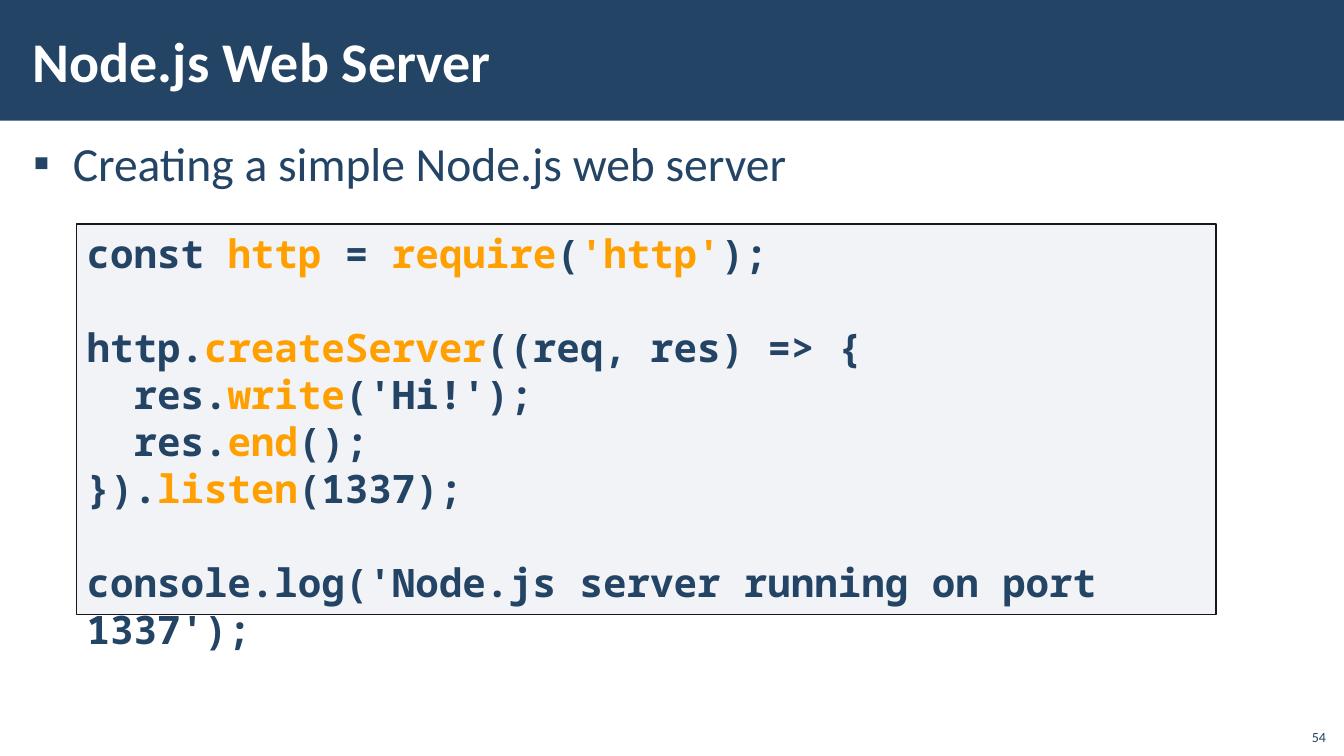
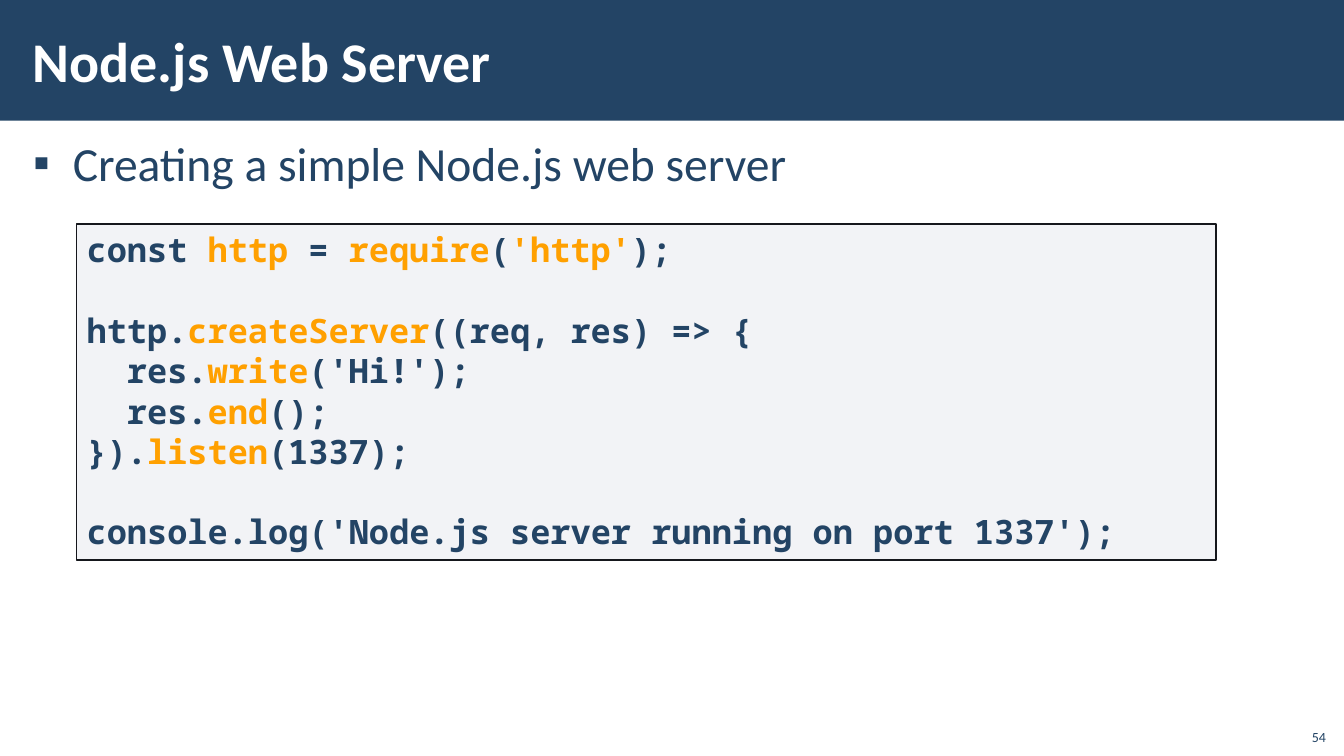
Before and after one commit to ErayErol/Software-University-Courses, a slide deck: slide 54 of 2021.09 - [ JS Back End ]/01 - [ Intro To NodeJS ]/00 - [ Resources ]/Presentation.pptx. Drawn at 1344x756 pixels with LibreOffice and Linux fonts; fonts in the diff are those of the drawing; background and template pictures are left out. Boxes give left, top, right and bottom in pixels: in the first picture for what was removed or moved away, otherwise in the second. Text is boxed around its words. In the diff, an @@ line names an element or a change of style, - is before the commit and + after.

```diff
--- a/2021.09 - [ JS Back End ]/01 - [ Intro To NodeJS ]/00 - [ Resources ]/Presentation.pptx
+++ b/2021.09 - [ JS Back End ]/01 - [ Intro To NodeJS ]/00 - [ Resources ]/Presentation.pptx
@@ rectangle "const http = require('http');": place and size @@
-rectangle "const http = require('http');" at (77,224,1216,614)
+rectangle "const http = require('http');" at (77,224,1216,560)
@@ rectangle "const http = require('http');" at (77,224,1216,560): size 28 to 24 pt @@
```
Also in this commit, not shown: 12 other slides changed, 2 slides added, 15 other files.
